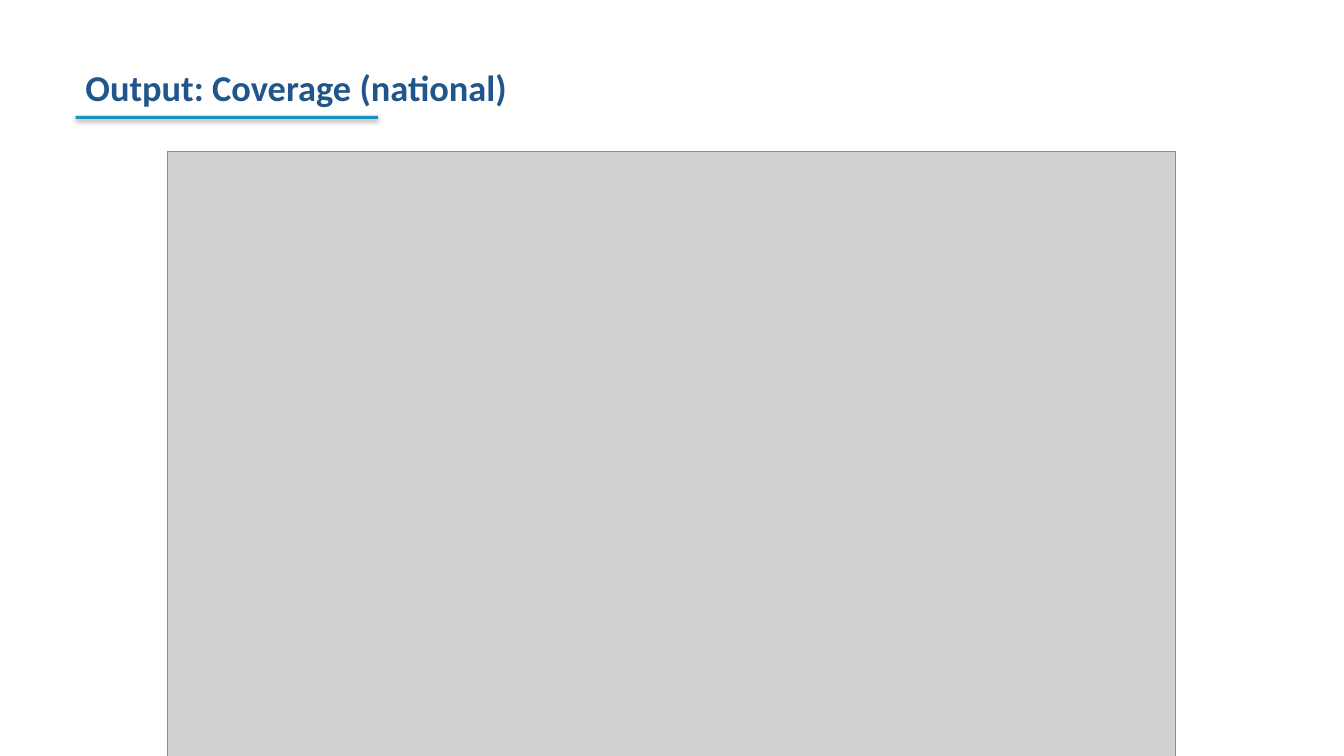
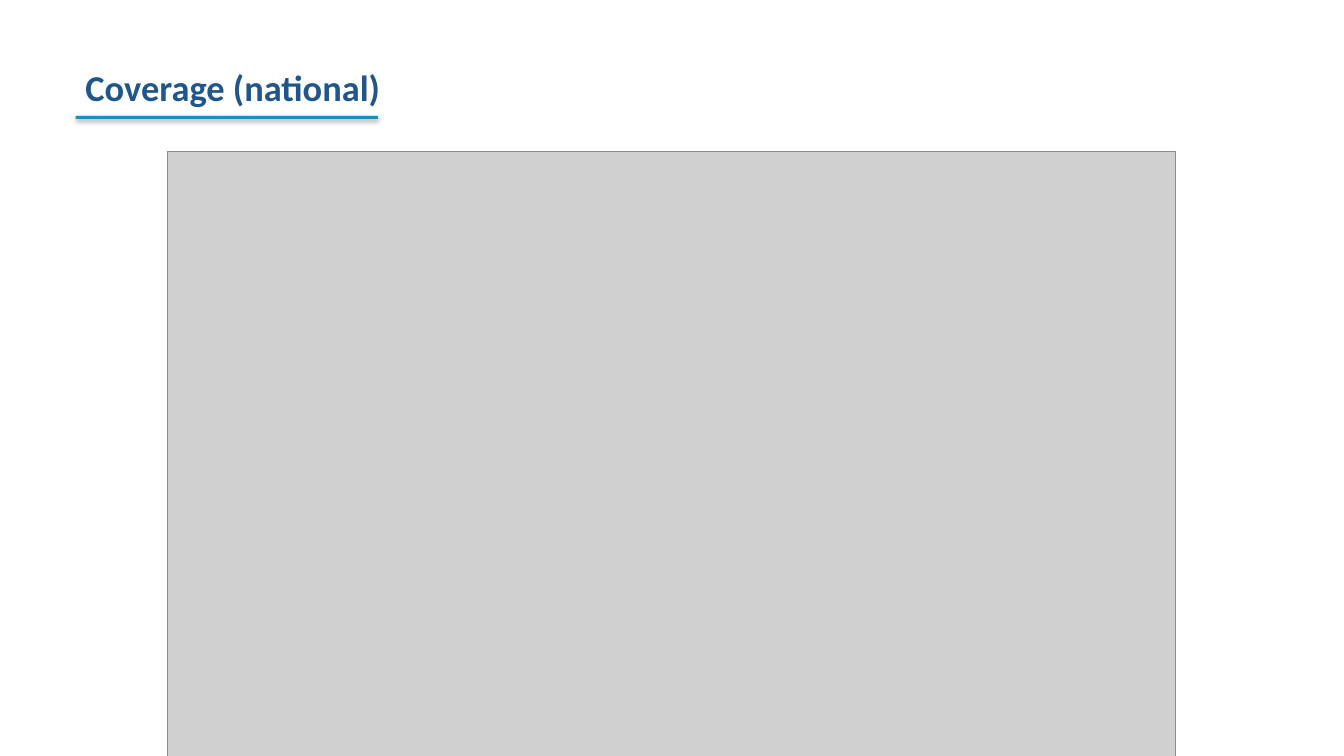
Before and after one commit to FASTR-Analytics/fastr-resource-hub, a slide deck: slide 100 of outputs/2026-zambia_deck.pptx (slide 101 before the commit). Drawn at 1344x756 pixels with LibreOffice and Linux fonts; fonts in the diff are those of the drawing; grey boxes stand for pictures. Boxes give left, top, right and bottom in pixels: in the first picture for what was removed or moved away, otherwise in the second. Text is boxed around its words. In the diff, an @@ line names an element or a change of style, - is before the commit and + after.

```diff
--- a/outputs/2026-zambia_deck.pptx
+++ b/outputs/2026-zambia_deck.pptx
@@ text at [85,74,380,107]: text changed @@
-Output: Coverage (national)
+Coverage (national)
```
Also in this commit, not shown: 4 other slides changed, 2 slides added, 3 slides removed, 35 other files.
